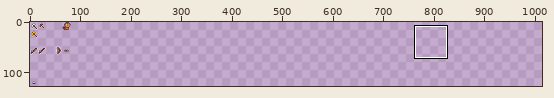
One commit to this sprite sheet: assets/Textures/tools.png. The picture above shows the old version from afar; the outline marks the close-up.
Close-up. Before:
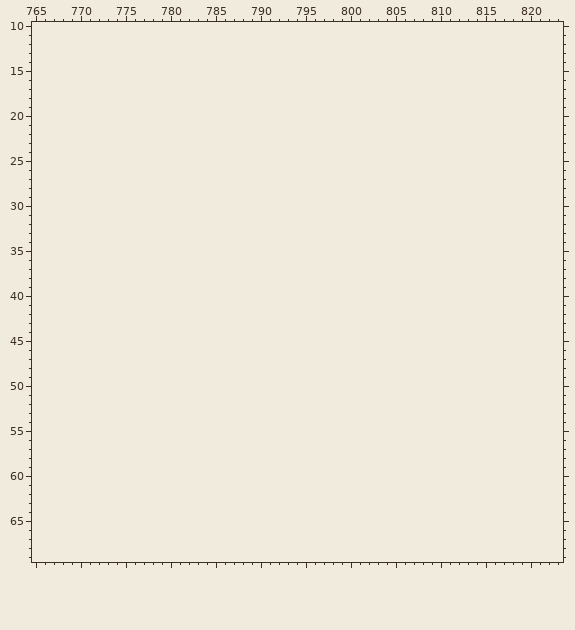
The file is 128x128 pixels. Colours within 5 levels of each other are drawn and written as one. Shown: x 765..823, y 10..69. The old version is drawn lined up with the new one, on the new canvas. The wide view leaves out empty margins. The commit also changed other parts of the picture, which this record leaves out.
Once edited:
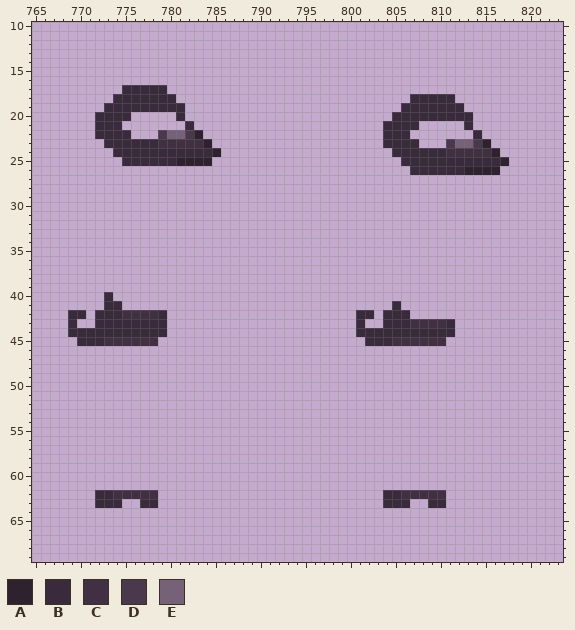
Palette (. is transparent): A #2e222f  B #392b3b  C #403042  D #4a394d  E #756278
Diff:
canvas 128x128 -> 1024x1024
y 17: x 775..779 ..... -> BBBBB
y 18: x 774..780 ....... -> BBBBBBB; x 807..811 ..... -> BBBBB
y 19: x 773..781 ......... -> BBBBBBBBB; x 806..812 ....... -> BBBBBBB
y 20: x 772..775 .... -> BBBB; x 781 . -> B; x 805..813 ......... -> BBBBBBBBB
y 21: x 772..774 ... -> BBB; x 782 . -> B; x 804..807 .... -> BBBB; x 813 . -> B
y 22: x 772..775 .... -> BBBB; x 779..783 ..... -> DEEDA; x 804..806 ... -> BBB; x 814 . -> B
y 23: x 773..784 ............ -> BBBBBBCCCCCA; x 804..807 .... -> BBBB; x 811..815 ..... -> DEEDA
y 24: x 774..785 ............ -> BBBBBBBBBBBA; x 805..816 ............ -> BBBBBBCCCCCA
y 25: x 775..784 .......... -> BBBBBBAAAA; x 806..817 ............ -> BBBBBBBBBBBA
y 26: x 807..816 .......... -> BBBBBBAAAA
y 40: x 773 . -> B
y 41: x 773..774 .. -> BB; x 805 . -> B
y 42: x 769..770 .. -> BB; x 772..779 ........ -> BBBCCCCB; x 801..802 .. -> BB; x 804..806 ... -> BBB
y 43: x 769 . -> B; x 772..779 ........ -> BBBBBBBB; x 801 . -> B; x 804..811 ........ -> BBBCCCCB
y 44: x 769..779 ........... -> BBBBBBBBBBB; x 801..811 ........... -> BBBBBBBBBBB
y 45: x 770..778 ......... -> BBBCCCCCC; x 802..810 ......... -> BBBCCCCCC
y 62: x 772..778 ....... -> BBCCCCC; x 804..810 ....... -> BBCCCCC
y 63: x 772..774 ... -> BBB; x 777..778 .. -> BB; x 804..806 ... -> BBB; x 809..810 .. -> BB
Pixel boxes of the changes (left, top, right, bottom) in both close-ups:
added: (95, 85, 221, 166)
added: (383, 94, 509, 175)
added: (68, 292, 167, 346)
added: (356, 301, 455, 346)
added: (95, 490, 158, 508)
added: (383, 490, 446, 508)
